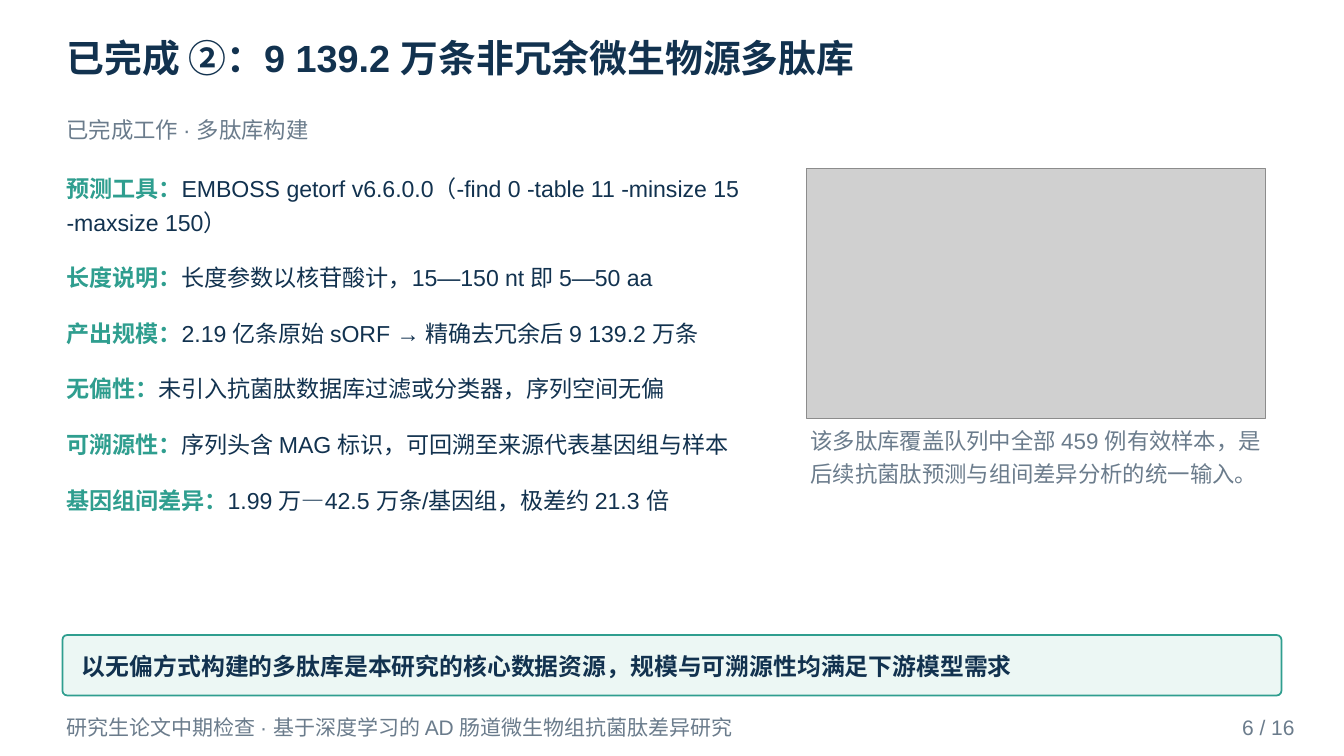
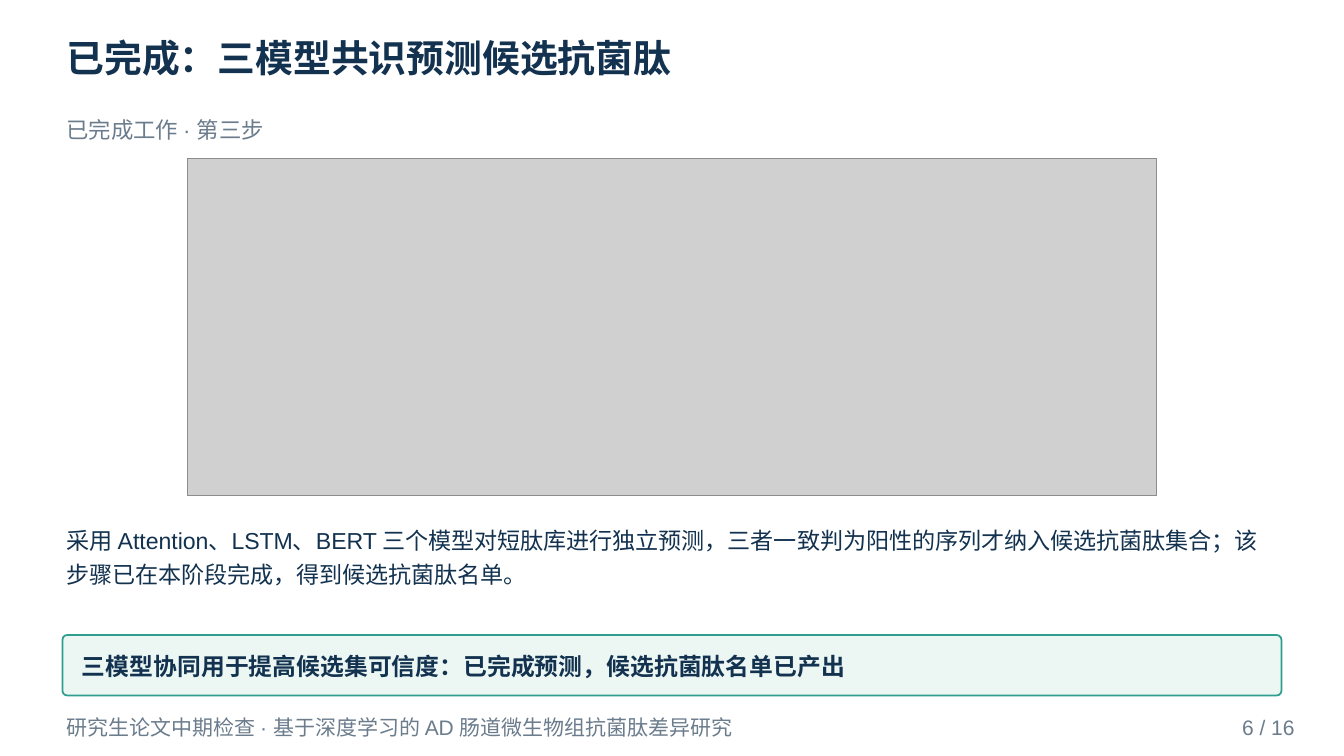
Before and after one commit to mqgg5630-cyber/zhongqi, a slide deck: slide 6 of deliverable/中期答辩.pptx. Drawn at 1344x756 pixels with LibreOffice and Linux fonts; fonts in the diff are those of the drawing; grey boxes stand for pictures. Boxes give left, top, right and bottom in pixels: in the first picture for what was removed or moved away, otherwise in the second. Text is boxed around its words. In the diff, an @@ line names an element or a change of style, - is before the commit and + after.

```diff
--- a/deliverable/中期答辩.pptx
+++ b/deliverable/中期答辩.pptx
@@ text at (67, 39, 672, 76): text changed @@
-已完成 ②：9 139.2 万条非冗余微生物源多肽库
+已完成：三模型共识预测候选抗菌肽
@@ text at (67, 119, 264, 140): text changed @@
-已完成工作 · 多肽库构建
+已完成工作 · 第三步
@@ text removed at (67, 177, 739, 512) @@
-预测工具：EMBOSS getorf v6.6.0.0（-find 0 -table 11 -minsize 15 -maxsize 150）
-长度说明：长度参数以核苷酸计，15—150 nt 即 5—50 aa
-产出规模：2.19 亿条原始 sORF → 精确去冗余后 9 139.2 万条
-无偏性：未引入抗菌肽数据库过滤或分类器，序列空间无偏
-可溯源性：序列头含 MAG 标识，可回溯至来源代表基因组与样本
-基因组间差异：1.99 万—42.5 万条/基因组，极差约 21.3 倍
@@ picture added at (188, 158, 1157, 496) @@
@@ picture removed at (807, 168, 1265, 418) @@
@@ text removed at (810, 430, 1261, 484) @@
-该多肽库覆盖队列中全部 459 例有效样本，是后续抗菌肽预测与组间差异分析的统一输入。
@@ text added at (67, 529, 1257, 586), 16.5 pt, text #12324F @@
+采用 Attention、LSTM、BERT 三个模型对短肽库进行独立预测，三者一致判为阳性的序列才纳入候选抗菌肽集合；该步骤已在本阶段完成，得到候选抗菌肽名单。
@@ text in rounded rectangle at (82, 654, 845, 678): text changed @@
-以无偏方式构建的多肽库是本研究的核心数据资源，规模与可溯源性均满足下游模型需求
+三模型协同用于提高候选集可信度：已完成预测，候选抗菌肽名单已产出
```
Also in this commit, not shown: 12 other slides changed, 1 slide added, 1 slide removed, 24 other files.
